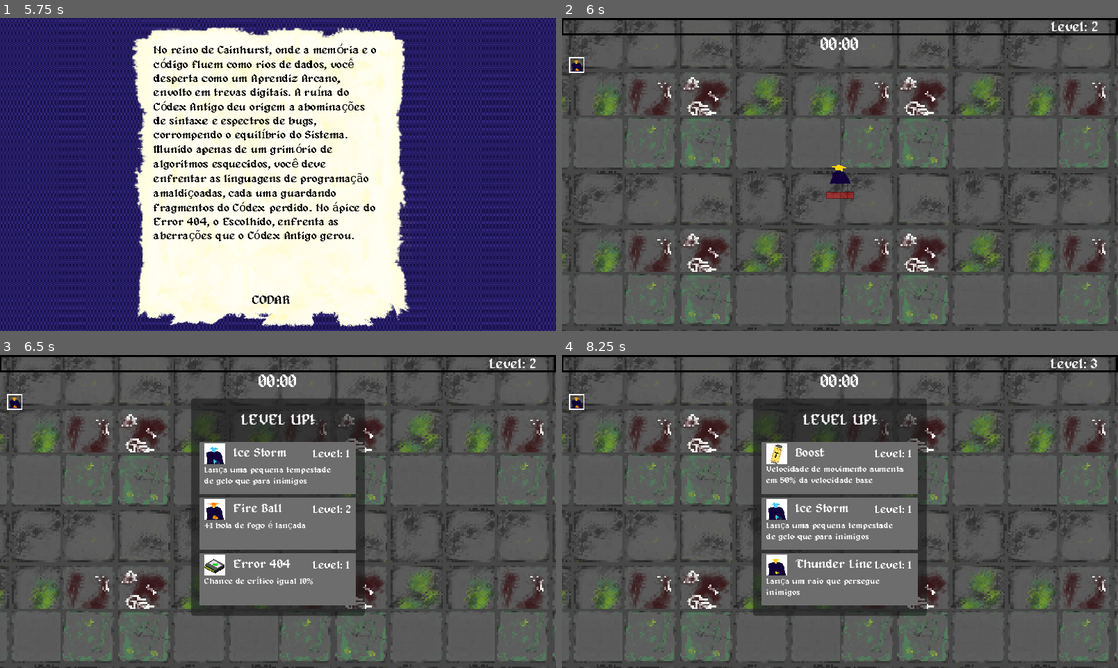
Above: before the commit, frames 1-4 (two rows, left to right).
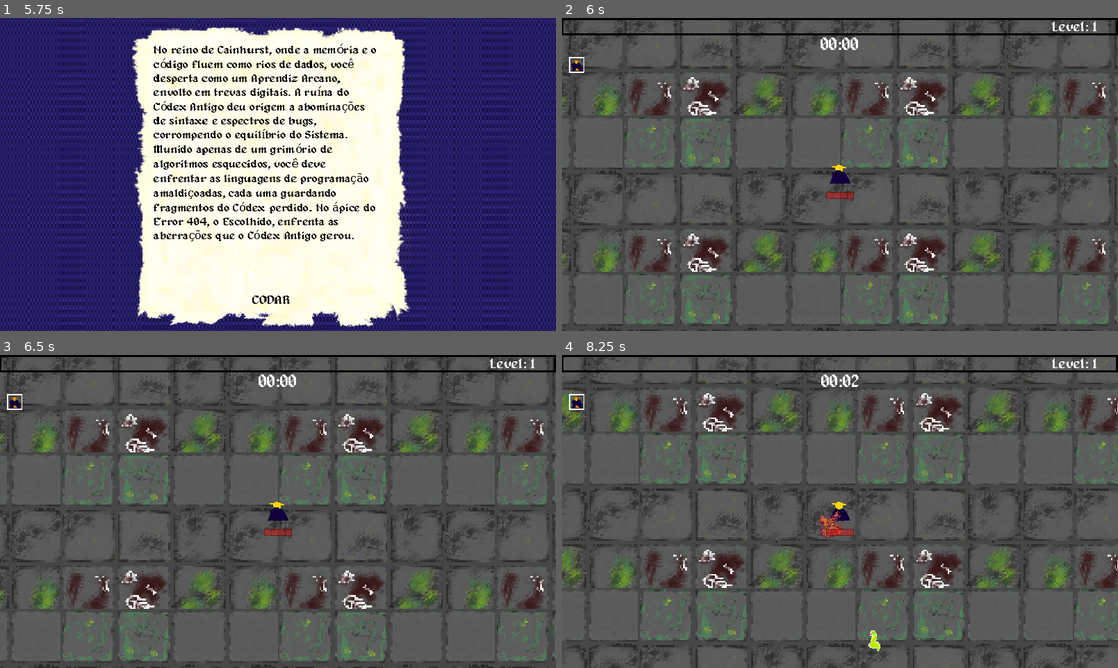
Above: after the commit, the same moments.

Repository: Jujubileuu/Code-Land
Game: Godot game, scene res://MenuScreen/menu.tscn
Same seed, same stepped clock (60 frames per second), same inputs: the game is played once before the commit and once after it. Video files are missing from this copy of the repository; at most half a second of black plays in their place. Sound files missing from this copy of the repository are replaced by a short silence.
Inputs (mouse positions are in pixels of both pictures, inside the frame that each line leads up to):
- Up to frame 1 (5.75 s): click "ENTER" at 0.5 s; tap Enter at 1.25 s; move the mouse to (400, 158) at 1.27 s; hold D (right) 1.28-2.03 s; click (400, 158) at 1.35 s; tap Space at 2 s; move the mouse to (166, 190) at 2.02 s; hold S (down) 2.03-2.75 s; click (166, 190) at 2.1 s; click "LER" at 2.75 s; move the mouse to (333, 105) at 3.52 s; hold D (right) 3.53-4.28 s; click (333, 105) at 3.6 s; move the mouse to (250, 237) at 4.27 s; hold W (up) 4.28-5.03 s; click (250, 237) at 4.35 s; move the mouse to (444, 221) at 5.02 s; hold A (left) from 5.03 s (still down); click (444, 221) at 5.1 s
- Up to frame 2 (6 s): release A (left) at 5.75 s; click "CODAR" at 5.75 s
- Up to frame 3 (6.5 s): no input
- Up to frame 4 (8.25 s): tap Enter at 6.5 s; move the mouse to (673, 464) at 6.52 s; hold A (left) 6.53-7.28 s; click (673, 464) at 6.6 s; move the mouse to (867, 511) at 7.27 s; hold S (down) 7.28-8.03 s; click (867, 511) at 7.35 s; move the mouse to (756, 433) at 8.02 s; hold D (right) from 8.03 s (still down); click (756, 433) at 8.1 s

Frame 1 is identical in both runs. In frame 2, 0.1% of the frame differs, in the area x 88-97%, y 1-5%; in frame 3, 15%; in frame 4, 37%, in the area x 0-100%, y 0-100%.

Commit message:
Update main.tscn

Diff:
--- a/gametest/main.tscn
+++ b/gametest/main.tscn
@@ -13,7 +13,6 @@
 [ext_resource type="PackedScene" uid="uid://ce1ct6j82r80n" path="res://inimigos/boss_javascript.tscn" id="10_366io"]
 [ext_resource type="PackedScene" uid="uid://diyo2rn3mnbjn" path="res://inimigos/finalboss_php.tscn" id="12_ge37c"]
 [ext_resource type="AudioStream" uid="uid://dxnqp4xl6fe13" path="res://audio-editor-output (4).mp3" id="13_hgs25"]
-[ext_resource type="PackedScene" uid="uid://1fhtuts27qw0" path="res://Objects/experience_gem.tscn" id="13_w8q1f"]
 
 [sub_resource type="Resource" id="Resource_4d0jm"]
 script = ExtResource("4_8gt27")
@@ -143,9 +142,6 @@
 
 [node name="Loot" type="Node2D" parent="." groups=["loot"]]
 
-[node name="ExperienceGem" parent="." instance=ExtResource("13_w8q1f")]
-experience = 100
-
 [node name="AudioStreamPlayer" type="AudioStreamPlayer" parent="."]
 stream = ExtResource("13_hgs25")
 autoplay = true
Not shown: 1 places in gametest/main.tscn that only renumber resources
